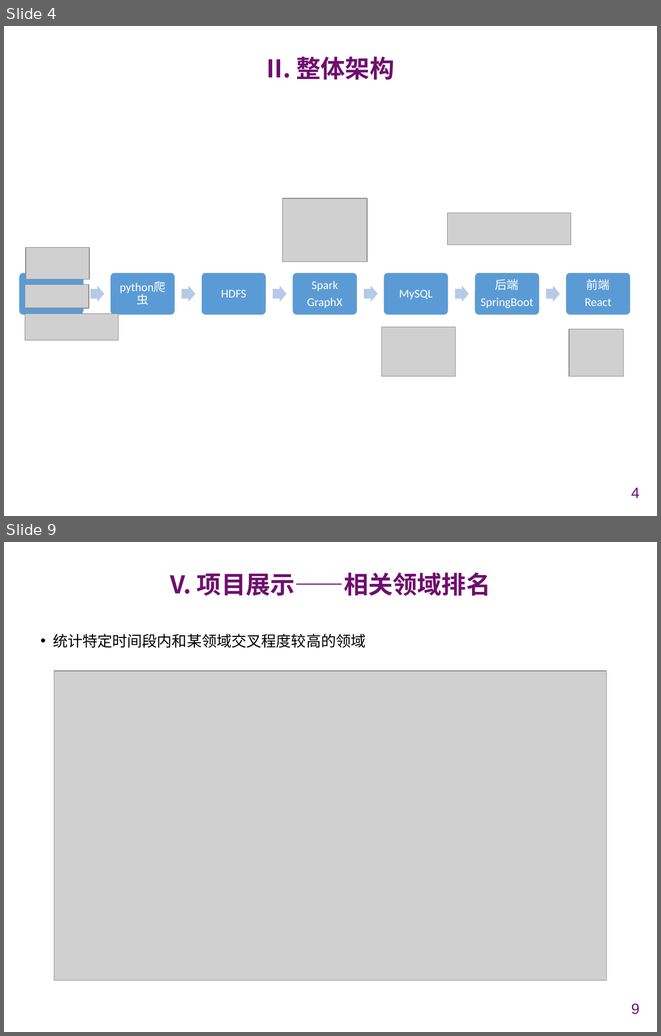
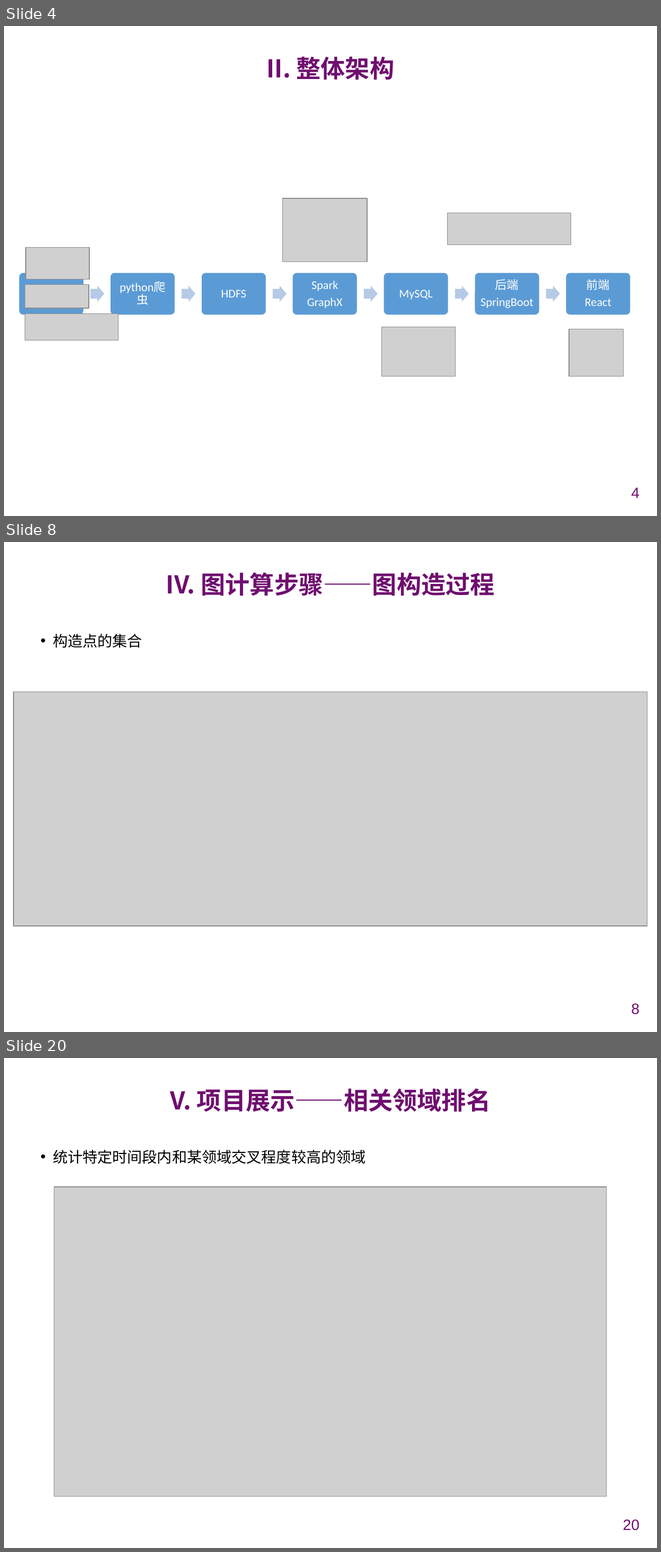
Before and after one commit to chenxiao2402/NJUSE-CloudComputing, a slide deck: PPT/云计算GraphX实现汇报.pptx. Shown one above the other, each under a label of ours: slides 4 and 9 before the commit, slides 4, 8 and 20 after it; the slides between them are not shown. The pictures are 661x1036 and 661x1552 pixels, drawn with LibreOffice and Linux fonts; fonts in the diff are those of the drawing; grey boxes stand for pictures; background and template pictures are left out. Boxes give left, top, right and bottom in pixels: in the first picture for what was removed or moved away, otherwise in the second. Text is boxed around its words. In the diff, an @@ line names an element or a change of style, - is before the commit and + after.

```diff
--- a/PPT/云计算GraphX实现汇报.pptx
+++ b/PPT/云计算GraphX实现汇报.pptx
@@ slide 8 added at (4,542,657,1032), background #FFFFFF @@
@@ title added at (166,572,494,596), 27 pt, text #6F0E6F, bold @@
+IV. 图计算步骤——图构造过程
@@ text added at (53,634,142,648), 16.5 pt, text #000000 @@
+• 构造点的集合
@@ picture added at (14,692,648,926) @@
@@ page number added at (631,1003,639,1014), 16.5 pt, text #6F0E6F @@
+8
@@ what was slide 9 is now slide 20 @@
@@ page number at (623,1519,639,1530): text changed @@
-9
+20
```
Also in this commit, not shown: 3 slides changed, 10 other slides added, 3 other files.
